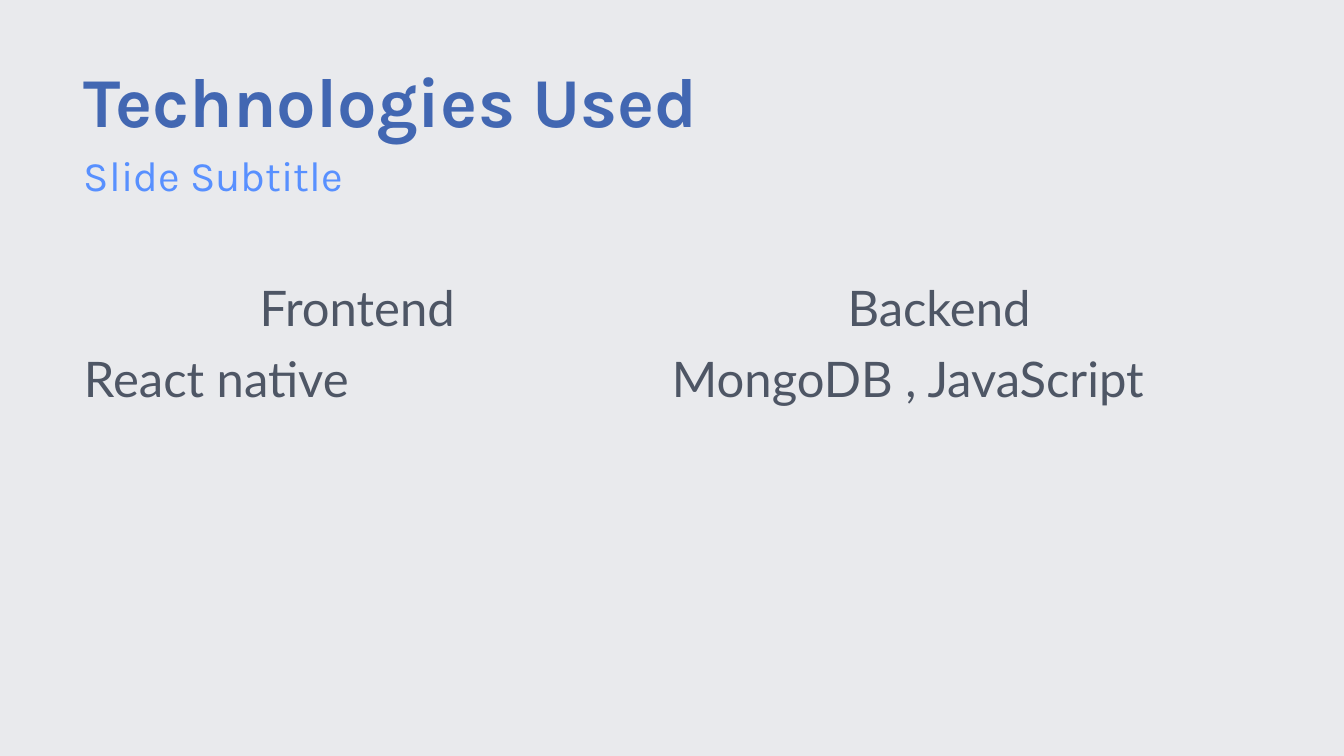
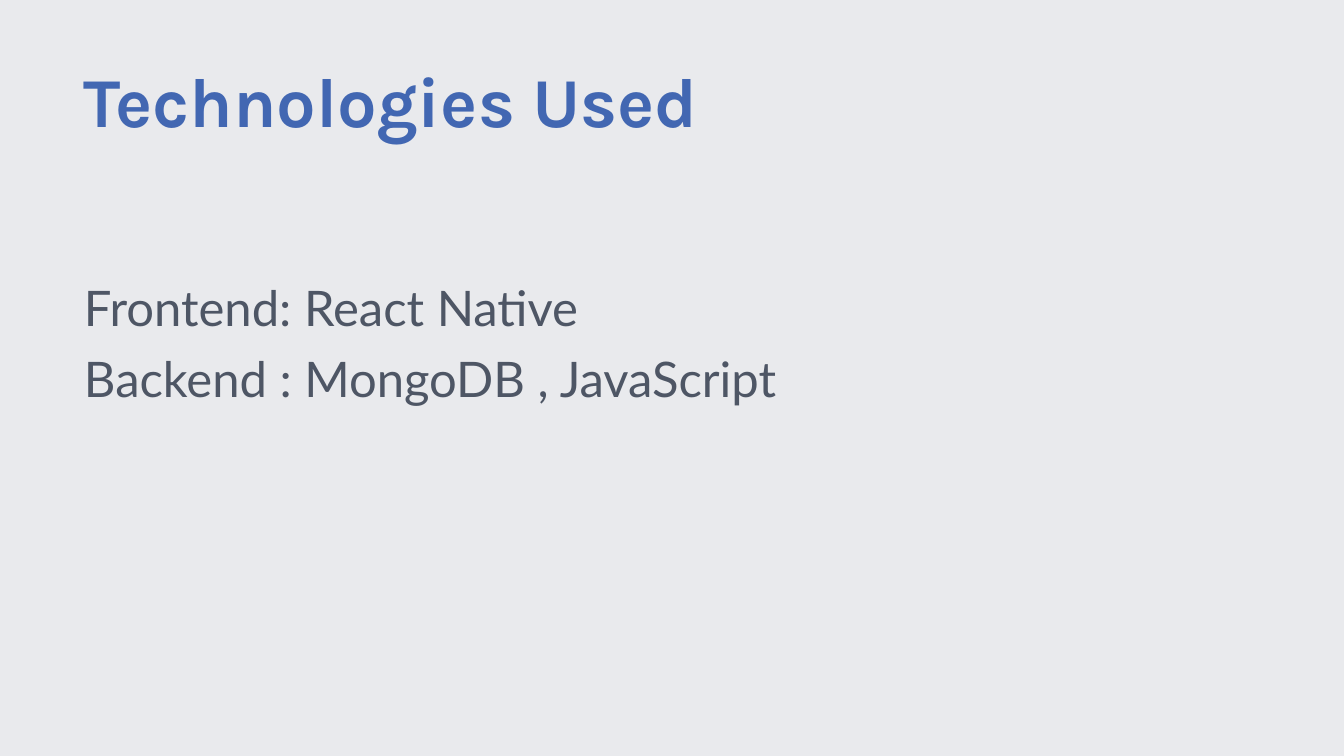
Before and after one commit to matthew-ho/hack-a-crawl, a slide deck: slide 3 of hack1.pptx. Drawn at 1344x756 pixels with LibreOffice and Linux fonts; fonts in the diff are those of the drawing. Boxes give left, top, right and bottom in pixels: in the first picture for what was removed or moved away, otherwise in the second. Text is boxed around its words. In the diff, an @@ line names an element or a change of style, - is before the commit and + after.

```diff
--- a/hack1.pptx
+++ b/hack1.pptx
@@ text removed at (x1=84, y1=162, x2=343, y2=192) @@
-Slide Subtitle
@@ text at (x1=84, y1=290, x2=776, y2=406): text changed @@
-Frontend
-React native
+Frontend: React Native
+Backend : MongoDB , JavaScript
@@ text removed at (x1=672, y1=290, x2=1144, y2=406) @@
-Backend
-MongoDB , JavaScript
```
Also in this commit, not shown: 3 other slides changed.
